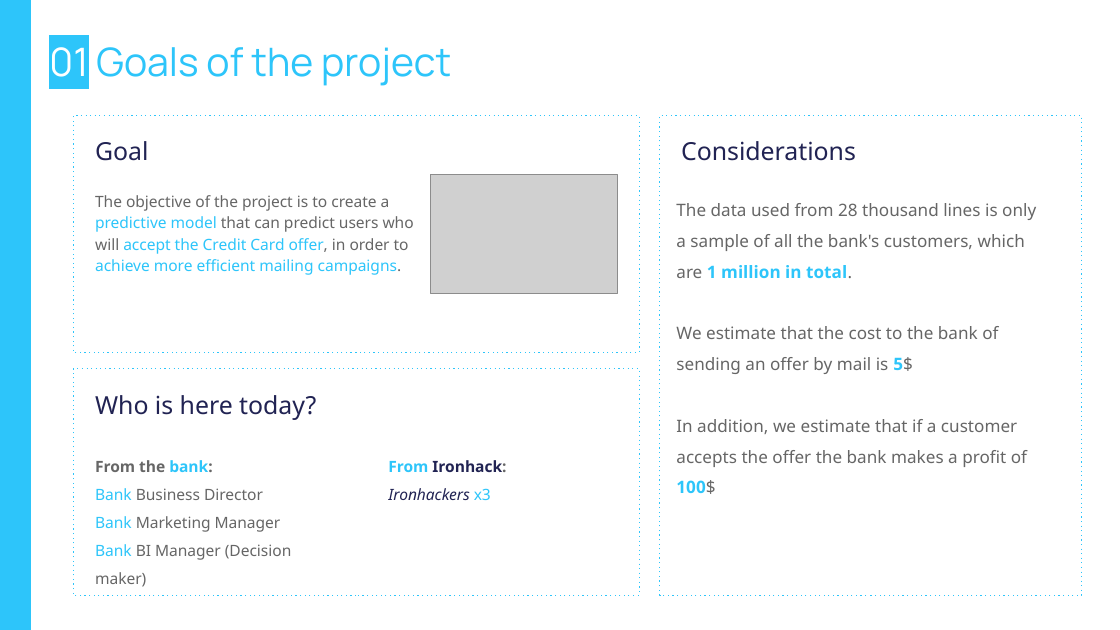
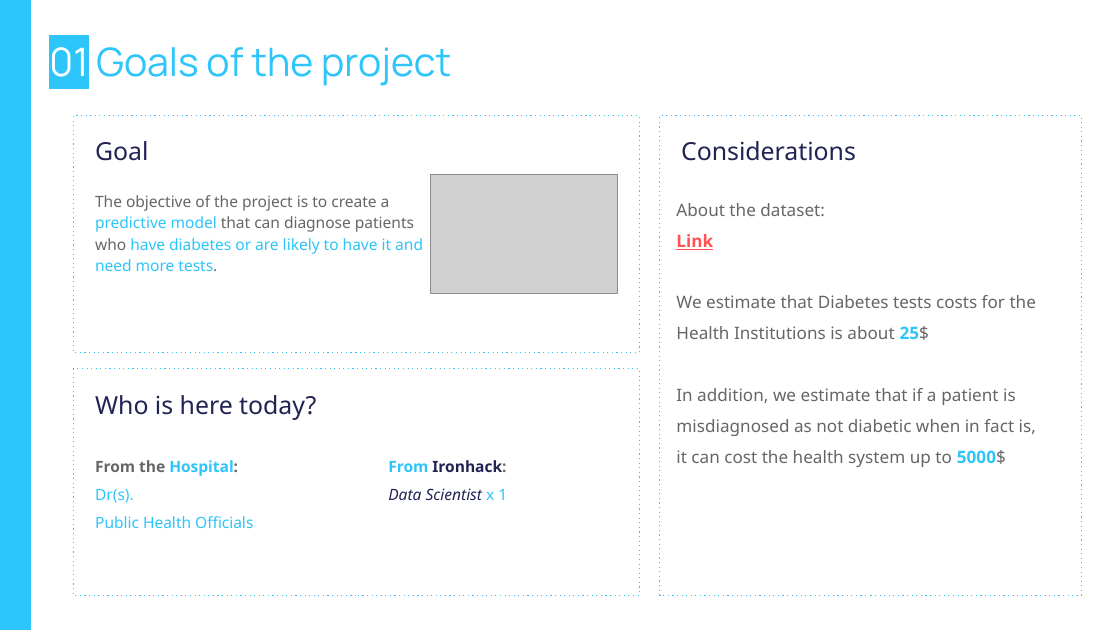
Before and after one commit to dplazau/ironhack-bootcamp, a slide deck: slide 4 of projects/ironhack-final-project/src/presentation/final-project-slides.pptx. Drawn at 1120x630 pixels with LibreOffice and Linux fonts; fonts in the diff are those of the drawing; grey boxes stand for pictures; background and template pictures are left out. Boxes give left, top, right and bottom in pixels: in the first picture for what was removed or moved away, otherwise in the second. Text is boxed around its words. In the diff, an @@ line names an element or a change of style, - is before the commit and + after.

Commit message:
dev: checkpoint for working model 3

```diff
--- a/projects/ironhack-final-project/src/presentation/final-project-slides.pptx
+++ b/projects/ironhack-final-project/src/presentation/final-project-slides.pptx
@@ text at <box>95,195,423,271</box>: text changed; text colour #2DC5FA to #666666 @@
-The objective of the project is to create a predictive model that can predict users who will accept the Credit Card offer, in order to achieve more efficient mailing campaigns.
+The objective of the project is to create a predictive model that can diagnose patients who have diabetes or are likely to have it and need more tests.
@@ text at <box>676,203,1036,467</box>: text changed @@
-The data used from 28 thousand lines is only a sample of all the bank's customers, which are 1 million in total.
-We estimate that the cost to the bank of sending an offer by mail is 5$
-In addition, we estimate that if a customer accepts the offer the bank makes a profit of 100$
+About the dataset:
+Link
+We estimate that Diabetes tests costs for the Health Institutions is about 25$
+In addition, we estimate that if a patient is misdiagnosed as not diabetic when in fact is, it can cost the health system up to 5000$
@@ text at <box>95,460,253,528</box>: text changed; text colour #666666 to #2DC5FA @@
-From the bank:
-Bank Business Director
-Bank Marketing Manager
-Bank BI Manager (Decision maker)
+From the Hospital:
+Dr(s).
+Public Health Officials
@@ text at <box>388,488,507,500</box>: text changed @@
-Ironhackers x3
+Data Scientist x 1
```
Also in this commit, not shown: 12 other slides changed, 3 slides added, 6 slides removed, 3 other files.
